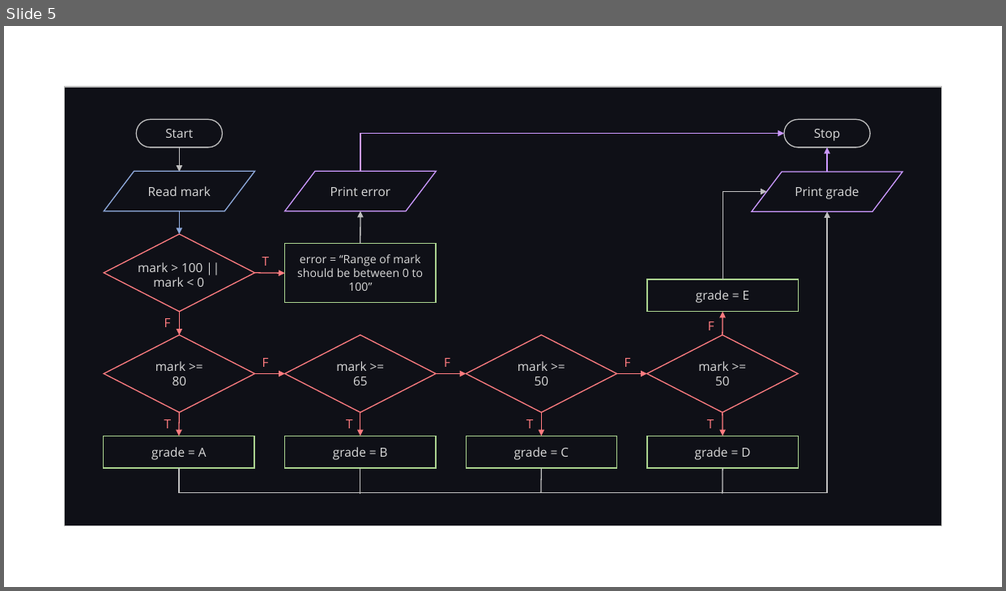
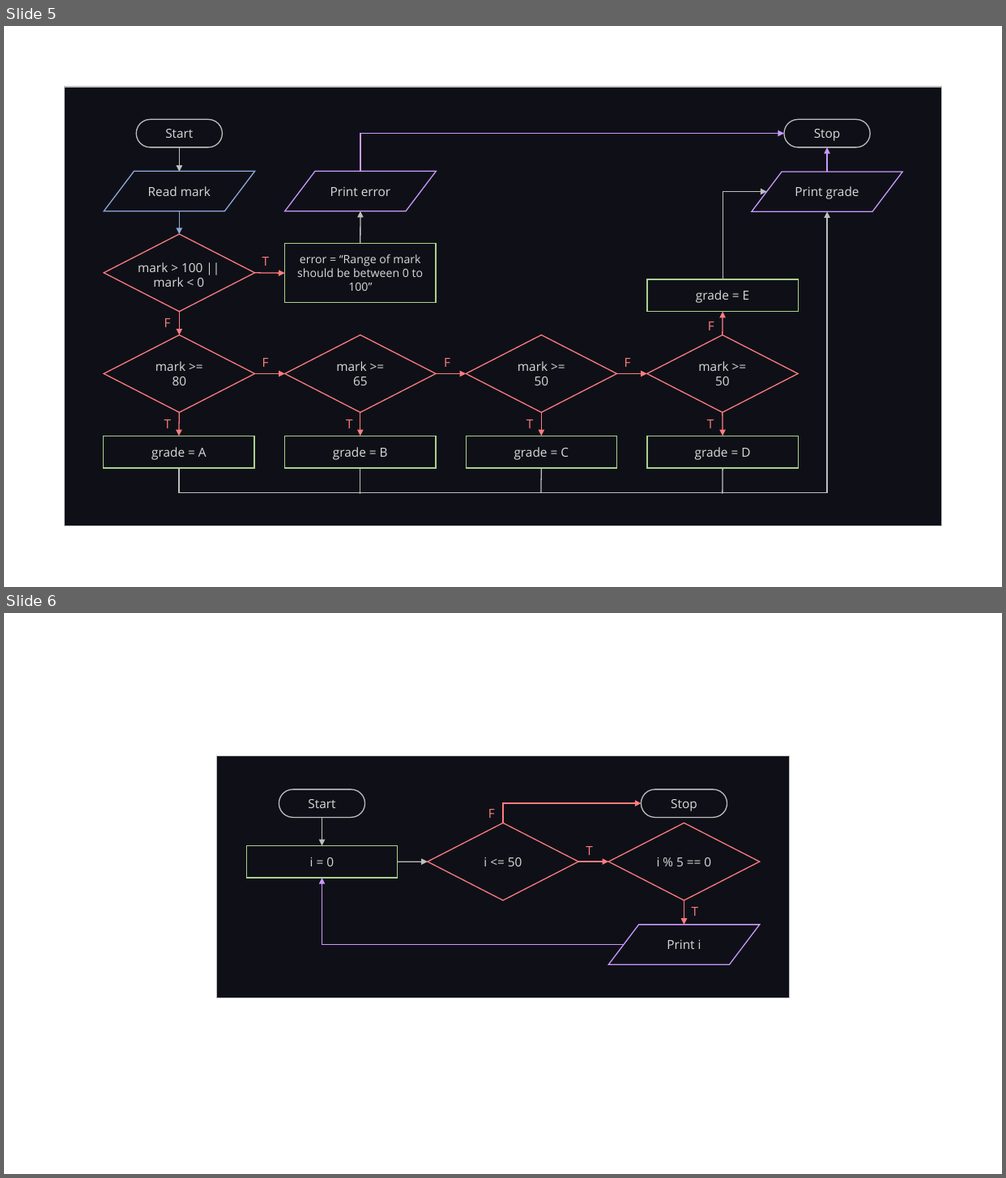
Before and after one commit to LimJY03/JavaMatriculation, a slide deck: Past Year Theory Questions/Resources/resources.pptx. Shown one above the other, each under a label of ours: slide 5 before the commit, slides 5 and 6 after it. The pictures are 1006x591 and 1006x1178 pixels, drawn with LibreOffice and Linux fonts; fonts in the diff are those of the drawing. Boxes give left, top, right and bottom in pixels: in the first picture for what was removed or moved away, otherwise in the second. Text is boxed around its words. In the diff, an @@ line names an element or a change of style, - is before the commit and + after.

```diff
--- a/Past Year Theory Questions/Resources/resources.pptx
+++ b/Past Year Theory Questions/Resources/resources.pptx
@@ slide 6 added at bbox=[4, 613, 1002, 1174], background #FFFFFF @@
@@ group added at bbox=[216, 756, 790, 998]: 4 arrows, 3 texts, 2 rectangles, 2 pill shapes, 2 diamonds, 2 elbow arrows, 1 flow chart input output @@
+Start
+Stop
+i <= 50
+Print i
+i = 0
+i % 5 == 0
+F
+T
+T
```
Also in this commit, not shown: 1 other file.
